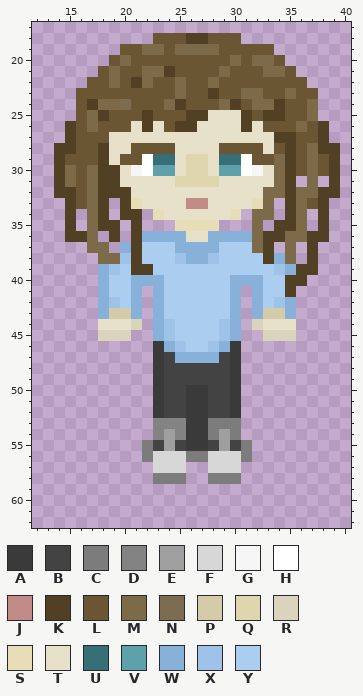
File history of a sprite sheet, Characters_Image/Aleks.png. That is the earlier state.
The file is 54x78 pixels. Colours within 5 levels of each other are drawn and written as one. Shown: x 12..40, y 17..62.
Palette (. is transparent): A #3a3a3a  B #434343  C #7c7c7c  D #838383  E #9f9f9f  F #d7d7d7  G #f6f6f6  H #ffffff  J #c18b88  K #514023  L #6a5633  M #7c6a49  N #7c6d51  P #d4cba8  Q #e0d6ad  R #dad4bc  S #e7ddb6  T #e7e1c9  U #386e76  V #5fa1ab  W #88b1d9  X #9fc3e8  Y #abcdef
Pixels before, first column x 14:
18 .........LLLKKLLL.........
19 ......LLMMLMMMMLLLLL......
20 .....LMLLLLLLLLLMLMML.....
21 ....LMLLMMKLLLLMLLLMML....
22 ...LLMLKMLLMLLMLLLLLLLL...
23 ..LLLLLLLLLMLLKLLMMLLMLL..
24 ..LKMMNLLLMKLLLMKLMMKLLM..
25 ..LMKLLLKLLLKKTTTKLKKLLM..
26 .KLMLLLTKTLKKTTTTKTLLLMLK.
27 .KLLLTTTTTTTTTTTTTTTKKLLK.
28 KKLLKTTLLLLTTTTLLLLTLKLMKK
29 KLLLKTLLHUUTQQTUUHLLMKLMLK
30 KMLMKKTGHVVTQQTVVHGTMKLMLK
31 KMLMKKTTTTTQQQQTTTTTMK.M.K
32 KKLMKKKTTTTTTTTTTTTMMKMMKK
33 .KLMK.KSTTTTJJTTTTSM.KMLK.
34 .K.MK.KK.STTTTTTS.MM.KM.K.
35 .K.MKK.K...SSSS...M.KKM.K.
36 .KKM.K.KWWWWTTWWWWMKKMMKK.
37 ...MM.WKYYYWWWWYYYMK.M.K..
38 ....MMXKYYYXWWXYYYYKWM.K..
39 ....WXYKKYYYYYYYYYYYXWKK..
40 ....WYYWWWYYYYYYWWWYYKK...
41 ....WYYW.WYYYYYYW.WYYK....
42 ....WXYW.WYYYYYYW.WYXW....
43 ....WPPW.WYYYYYYW.WPPW....
44 ....TTTR.WXYYYYXW.RTTT....
45 ....RRR..WXYYYYXW..RRR....
46 .........AWXYYXWA.........
47 .........ABWWWWBA.........
48 .........ABBBBBBA.........
49 .........ABBBBBBA.........
50 .........ABBAABBA.........
51 .........ABBAABBA.........
52 .........ABBAABBA.........
53 .........DDDAACCC.........
54 .........DEDAACEC.........
55 ........CBEBAABEBC........
56 ........CFFFCCFFFC........
57 .........FFF..FFF.........
58 .........CCC..CCC.........
After the commit:
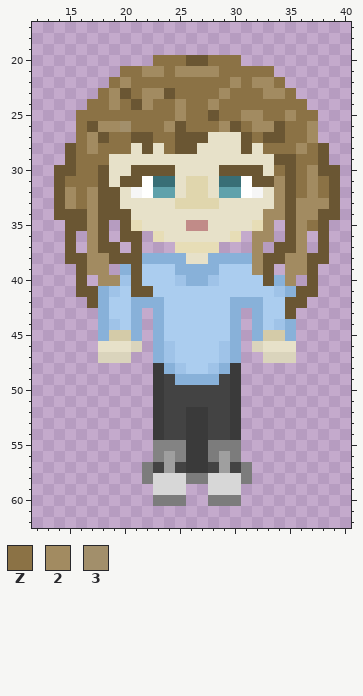
Colours new in this view: Z #8b7245  2 #a28b61  3 #a28f6b
The exact change:
Changed rows in their new state; - is an unchanged pixel.
first column x 14:
18 ---------........---------
19 ------..............------
20 -----....ZZZ--ZZZ....-----
21 ----..ZZ22Z2222ZZZZZ..----
22 ---..Z2ZZZZZZZZZ2Z22Z..---
23 --..Z2-Z22-ZZZZ2ZZZ22Z..--
24 --.ZZ2Z-2ZZ2ZZ2ZZZZZZZZ.--
25 --ZZZZZZZZZ2ZZLZZ22ZZ2ZZ--
26 -.ZL223ZZZ2LZZZ2LZ22-ZZ2.-
27 -.Z2-ZZLLZZLLL---LZLLZZ2.-
28 .LZ2ZZZT-TZLL--TT-TZZZ2ZL.
29 .-ZZZ-TTTTT-TT-TTTTTLLZZ-.
30 LLZZLT-LLLL-TT-LLLL-ZLZ2-L
31 LZZZLTLLHUUT--TUUHLL2LZ2ZL
32 L2Z2LLTGHVV-QQ-VVHGT2LZ2ZL
33 L2Z2LLTT---QQQQ---TT2L222L
34 LLL2LLLTTT------TTT22L22LL
35 -LL2L.LSTTTTJJTTTTS2.L2ZL-
36 -L.2L.LL.STT--TTS.22.L2.L-
37 -L-2LL.L...SSSS...2.LL2.L-
38 -LL22LLLWWWWTTWWWW2LL22LL-
39 --L22.WLY--WWWW---2L.22L--
40 --L-22XLYY-XWWX-YYYLW2.L--
41 --LL-X-LLY------YYY-XWLL--
42 ---L-Y--W--------W--YLL---
43 -----YY------------YYL----
44 ----WXYW--Y----Y--WYXW----
45 ----WPPW--Y----Y--WPPW----
46 ----TTTR-WXY--YXW-RTTT----
47 ----RRR--WXYYYYXW--RRR----
48 ----------WXYYXW----------
49 -----------WWWW-----------
50 ------------BB------------
51 ------------BB------------
53 ---------ABB--BBA---------
54 ---------ABB--BBA---------
55 --------.DDD--CCC.--------
56 --------.DEDAACEC.--------
57 --------CBEBAABEBC--------
58 --------CFFFCCFFFC--------
59 ---------FFF--FFF---------
60 ---------CCC--CCC---------
